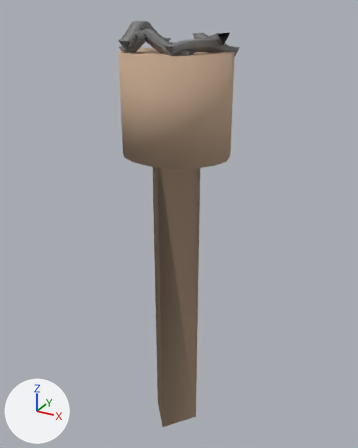
One commit to the OBJ model scenes/meche4.obj: the scene before it, then after it.
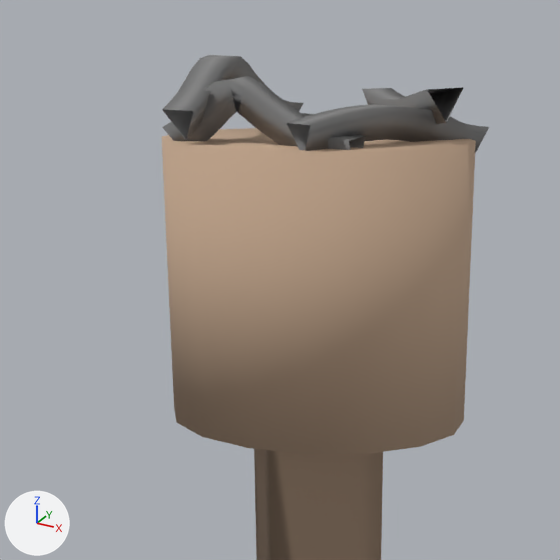
Old and new are each drawn whole from a 50 mm lens placed at (0.852, -1.525, 0.189), pointed at (-0.008, 0.038, -0.593) and again close up on the part from 16% to 74% of the width and 0% to 46% of the height. Arrows for +X, +Y and +Z are at lower left; the lights stay in place. Where no turn or scale is listed for an object, it has been applied to the vertices.

The first close-up shows 'meche4'.
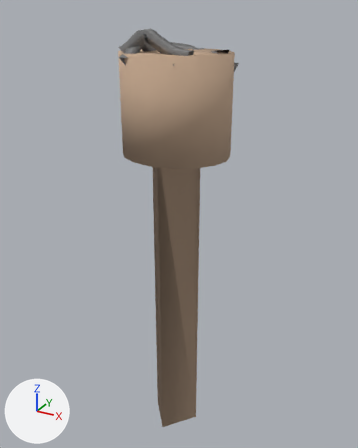
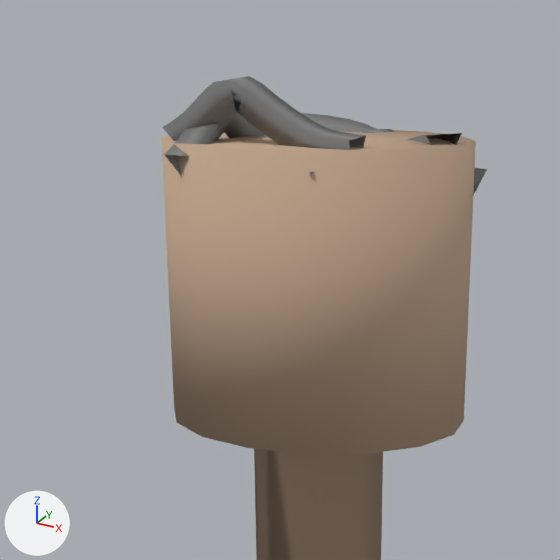
The newer file is also turned or shifted as a whole; pictures and numbers use the older file's frame.

Where the change shows, as pixel boxes (x1, y1, x2, y2) in the close-ups (560 x 560 px; the box of a moved part takes in the faces that stretch with it):
'meche4', reshaped: before (162, 55, 489, 560); after (162, 76, 487, 560)
part 1 of me_meche4, moved or reshaped: before (362, 87, 464, 124); after (362, 129, 462, 145)
part 2 of me_meche4, moved or reshaped: before (162, 55, 303, 140); after (164, 112, 265, 176)
part 3 of me_meche4, moved or reshaped: before (286, 105, 489, 153); after (309, 168, 487, 195)

Edits to the bpy script that builds the scene:
```text
Change me_meche4:
    where me_meche4.from_pydata(...)  # 265 vertices, 496 faces; spans x -0.2..0.2, y -0.18..0.17, z -1.5..0.15
    used by ob_meche4; location = (0.0, 0.0, 0.0)
    me_meche4 part 1: the loose piece of 33 vertices spanning x 0.01..0.19, y -0.02..0.15, z 0.06..0.11 is moved by (0.0, 0.0, -0.05)
    me_meche4 part 2: the loose piece of 45 vertices spanning x -0.13..-0.07, y -0.16..0.12, z 0.05..0.15 is moved by (0.0, 0.0, -0.05)
    me_meche4 part 3: the loose piece of 45 vertices spanning x 0.04..0.18, y -0.16..0.13, z 0.03..0.09 is moved by (0.0, 0.0, -0.05)
```
